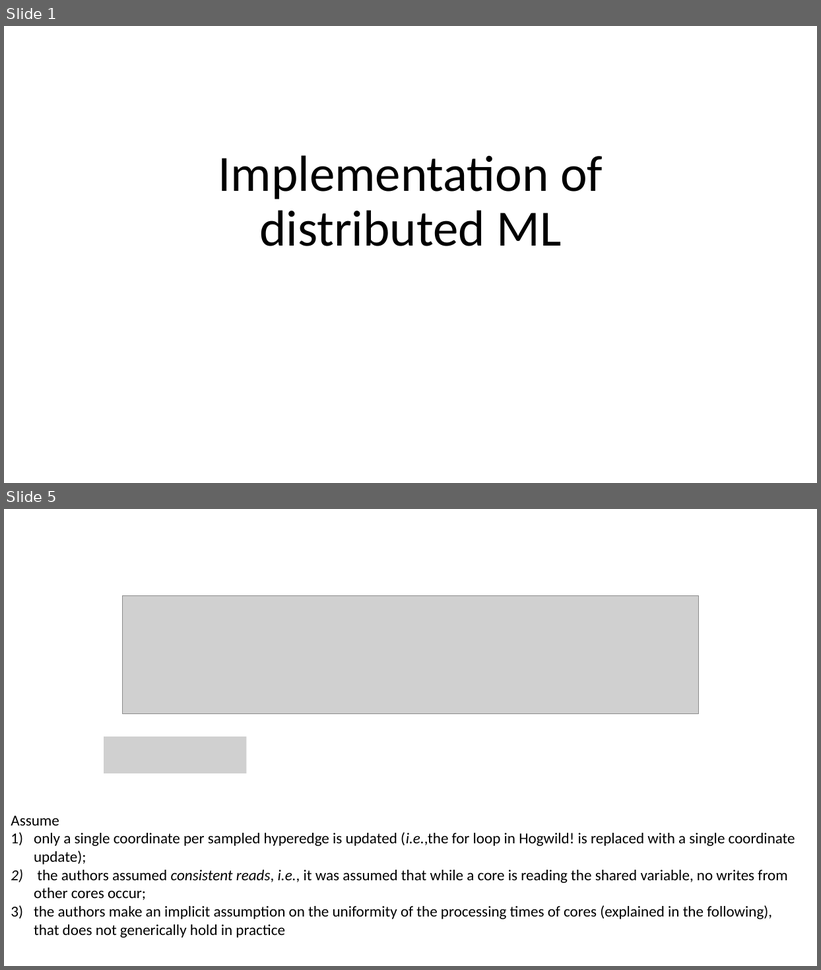
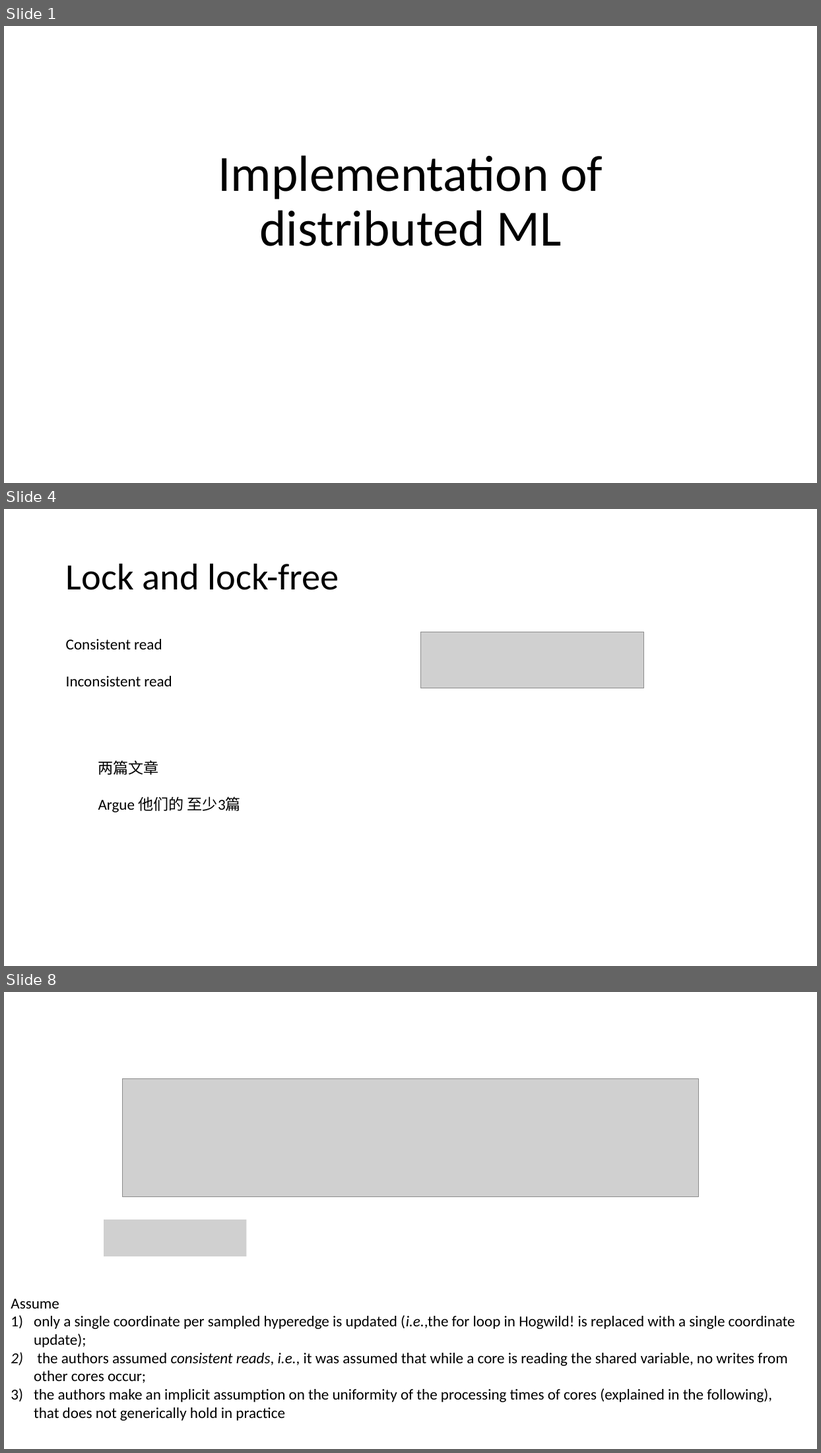
Before and after one commit to xfdywy/Optimization, a slide deck: distributed ML implementation.pptx. Shown one above the other, each under a label of ours: slides 1 and 5 before the commit, slides 1, 4 and 8 after it; the slides between them are not shown. The pictures are 821x970 and 821x1453 pixels, drawn with LibreOffice and Linux fonts; fonts in the diff are those of the drawing; grey boxes stand for pictures. Boxes give left, top, right and bottom in pixels: in the first picture for what was removed or moved away, otherwise in the second. Text is boxed around its words. In the diff, an @@ line names an element or a change of style, - is before the commit and + after.

```diff
--- a/distributed ML implementation.pptx
+++ b/distributed ML implementation.pptx
@@ slide 4 added at [4, 509, 817, 966], background #FFFFFF @@
@@ title added at [66, 563, 339, 590], 44 pt, text #000000 @@
+Lock and lock-free
@@ text added at [66, 639, 172, 687], 18 pt, text #000000 @@
+Consistent read
+Inconsistent read
@@ picture added at [421, 632, 644, 689] @@
@@ text added at [98, 760, 241, 813], 18 pt, text #000000 @@
+两篇文章
+Argue 他们的 至少3篇
@@ what was slide 5 is now slide 8 @@
```
Also in this commit, not shown: 2 slides changed, 6 other slides added, 1 slide removed, 3 other files.
